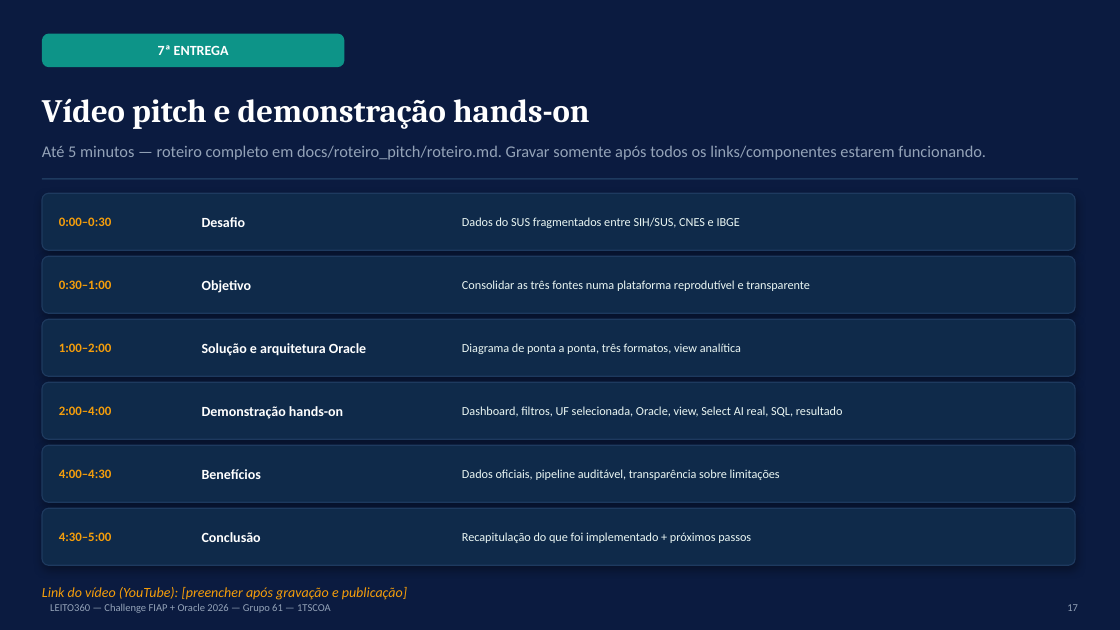
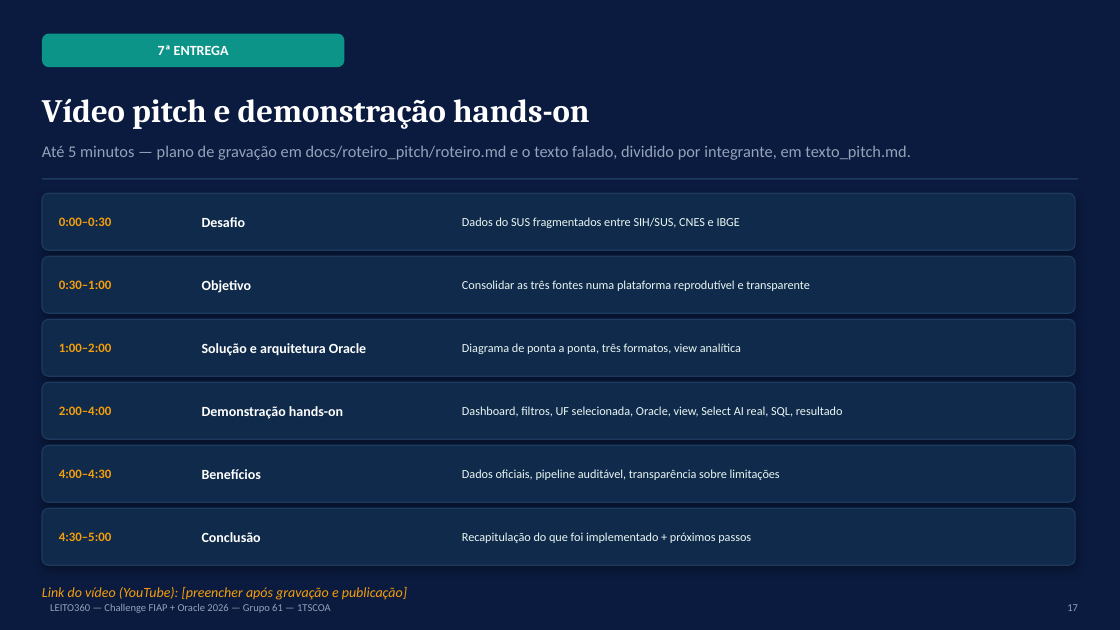
Before and after one commit to gabriellive1817-stack/Leito_360, a slide deck: slide 17 of EC_Sprint_2_1TSCOA_EvidenciasConstrucao_LEITO360_GRUPO61.pptx. Drawn at 1120x630 pixels with LibreOffice and Linux fonts; fonts in the diff are those of the drawing. Boxes give left, top, right and bottom in pixels: in the first picture for what was removed or moved away, otherwise in the second. Text is boxed around its words. In the diff, an @@ line names an element or a change of style, - is before the commit and + after.

```diff
--- a/EC_Sprint_2_1TSCOA_EvidenciasConstrucao_LEITO360_GRUPO61.pptx
+++ b/EC_Sprint_2_1TSCOA_EvidenciasConstrucao_LEITO360_GRUPO61.pptx
@@ text at bbox=[42, 145, 910, 160]: text changed @@
-Até 5 minutos — roteiro completo em docs/roteiro_pitch/roteiro.md. Gravar somente após todos os links/componentes estarem funcionando.
+Até 5 minutos — plano de gravação em docs/roteiro_pitch/roteiro.md e o texto falado, dividido por integrante, em texto_pitch.md.
```
Also in this commit, not shown: 1 other slide changed, 9 other files.
